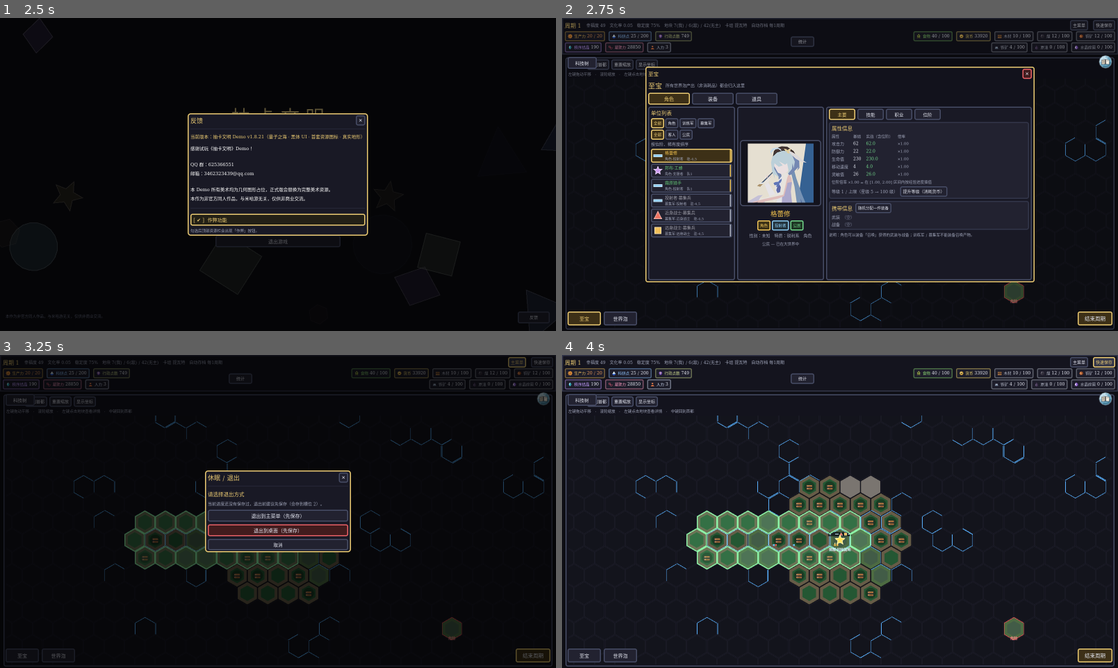
Above: before the commit, frames 1-4 (two rows, left to right).
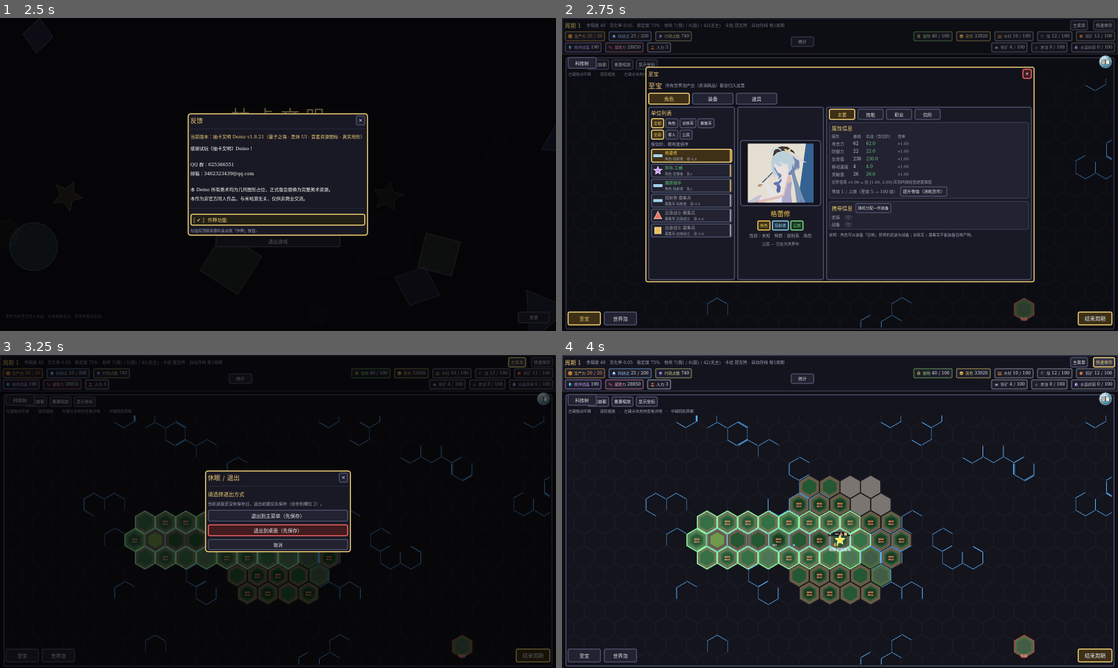
Above: after the commit, the same moments.

Repository: Traveler-NoOne/gacha-civilization
Game: Godot game, scene res://tests/screenshot.tscn
Same seed, same stepped clock (60 frames per second), same inputs: the game is played once before the commit and once after it. This scene is started directly instead of the project's main scene.
Inputs:
- Up to frame 1 (2.5 s): click "开始游戏" at 0.5 s; click "开始游戏" at 1.25 s; click "开始游戏" at 2 s
- Up to frame 2 (2.75 s): no input
- Up to frame 3 (3.25 s): click "主菜单" at 2.75 s
- Up to frame 4 (4 s): click "快速保存" at 3.5 s

Frame 1 is identical in both runs. In frame 2, 0.7% of the frame differs, in the area x 13-99%, y 19-99%; in frame 3, 1.5%; in frame 4, 3.6%.

Commit message:
修预先存在的红：草原消失（rain_ref 改按"游戏地图那一块"取分布）+ 尺度依赖已收干净
一、尺度依赖（承接上一提交）：已修并验证
  平坦地形跨 128/384 = 1.005 倍（修前 2.986）；真实地形 = 1.254 倍（修前 3.419，最初 2.18）。
  残差只剩"地形混叠"（粗网格跨山脊走弦）。默认配置 kstep=1 → 零回归。

二、修掉一个预先存在的红（不是尺度修正引入的）
  seed_check 曾报"地物至少出现 3 种（实际 2 种）"：地物只剩 swamp/forest，草原与沙漠为 0。
  归因实验：把本轮改动 stash 掉、用已提交代码跑 → 结果一模一样 →
  与尺度修正无关，是之前几轮 W5 改动（DEAD_SCALE=4 / FIELD_GRID=384 / 纬度按死地图）留下的；
  那几轮我只跑 climate_check、没跑 seed_check（疏漏）。
  根因：rain_ref 取的是**整张死地图**的 85 分位，而死地图比游戏图大 16 倍面积、分布不同 →
  裁下来的碎片比周围湿 → 归一化值整体顶到上限 → 干/中/湿三档被压平 → 草原沙漠一起消失。
  修法：rain_ref 改成只统计"游戏地图所占的那一小块"（死地图中央 1/DEAD_SCALE 的方格范围）。
  结果：seed_check 全绿；地物 { "":710, swamp:308, forest:340, grass:29 } —— 草原回来了。

三、全套自检（含新拆出来的慢测试）全绿：
  climate_check 85s / plate_check 42s / fatal_check 22s / dead_ref_check 43s /
  popup_measure_check 25s / seed_check ~167s / climate_scale_check 37s（平坦 1.005、真实 1.254）

四、记档：grass 只有 29 格、地形仍无 dune/wasteland（这块碎片整体偏湿）→
  正说明用户的配额/排名方案（读分布→定名额→两端分配）才是正解，为下一步。

Diff:
--- a/scripts/core/climate.gd
+++ b/scripts/core/climate.gd
@@ -231,9 +231,19 @@
 		for mm in MONTHS:
 			acc += precip[mm * n2 + i]
 		annual[i] = acc / float(MONTHS)
-	var sorted := annual.duplicate()
-	sorted.sort()
-	var rain_ref := maxf(0.005, sorted[int(float(n2) * 0.85)])
+	# ---- 归一化参考：按**游戏地图那一块**的分布定（**不是**整张死地图）----
+	# ⚠️ 2026-10-13：原来取整张死地图的 85 分位。死地图比游戏图大 **16 倍面积**、
+	#   分布也完全不同 → 裁下来的碎片若比周围湿，归一化值就**整体顶到上限** →
+	#   干/中/湿三档被压平 → **草原和沙漠直接消失**（实测地物只剩 2 种、seed_check 报红）。
+	#   → 改成只统计"**游戏地图所占的那一小块**"（死地图中央 1/DEAD_SCALE 的方格范围）。
+	var lo := int(float(size) * (0.5 - 0.5 / DEAD_SCALE))
+	var hi := int(float(size) * (0.5 + 0.5 / DEAD_SCALE))
+	var window_vals: Array = []
+	for gy_r in range(lo, hi):
+		for gx_r in range(lo, hi):
+			window_vals.append(annual[gy_r * size + gx_r])
+	window_vals.sort()
+	var rain_ref := maxf(0.005, float(window_vals[int(float(window_vals.size()) * 0.85)]))
 	_cache = {"temp": temp, "precip": precip, "heights": heights, "size": size,
 		"seed": world_seed, "rain_ref": rain_ref, "crop": _crop}
 	_cache_seed = world_seed
Not shown, changed: docs/更新指导/世界生成-W5.md
